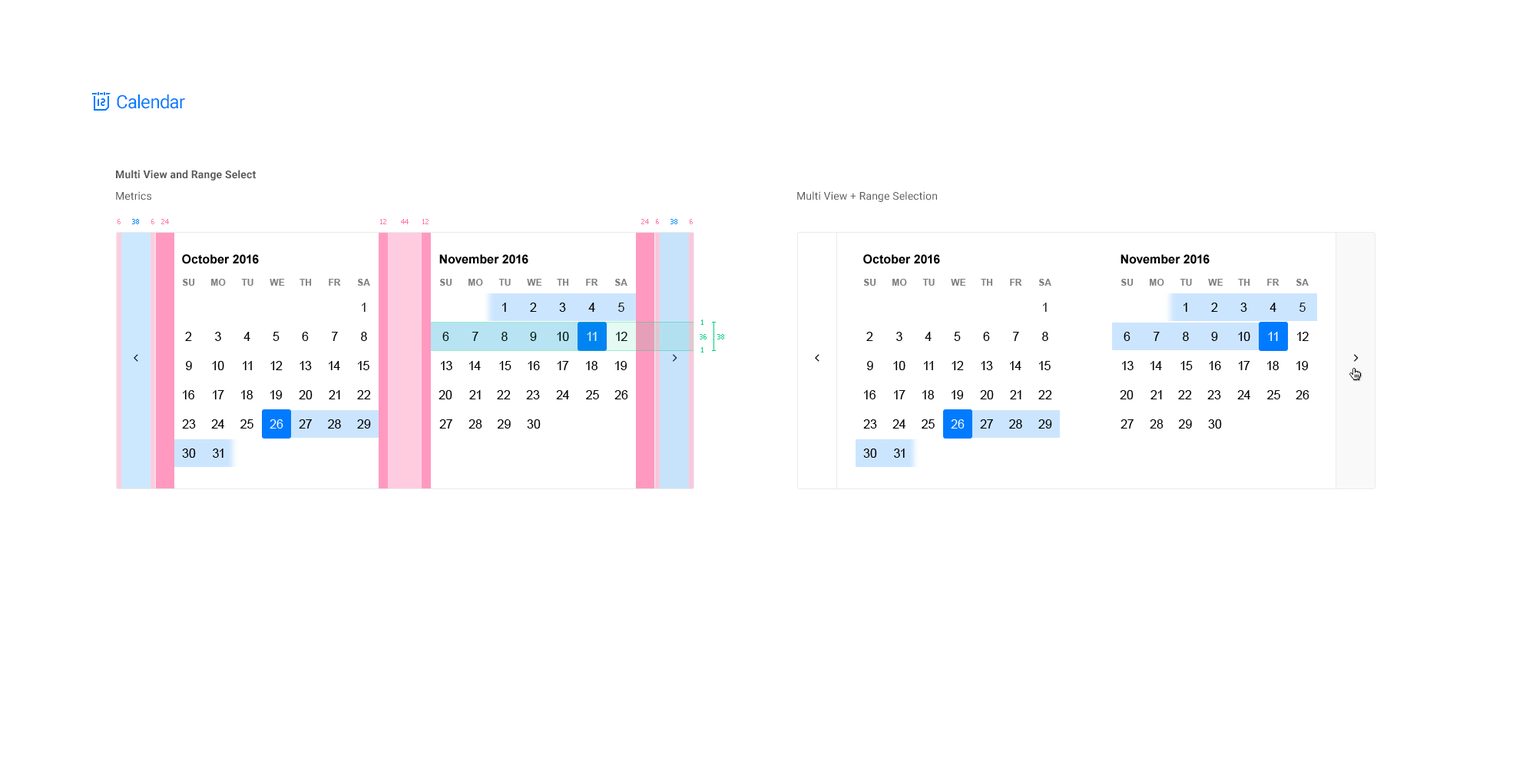
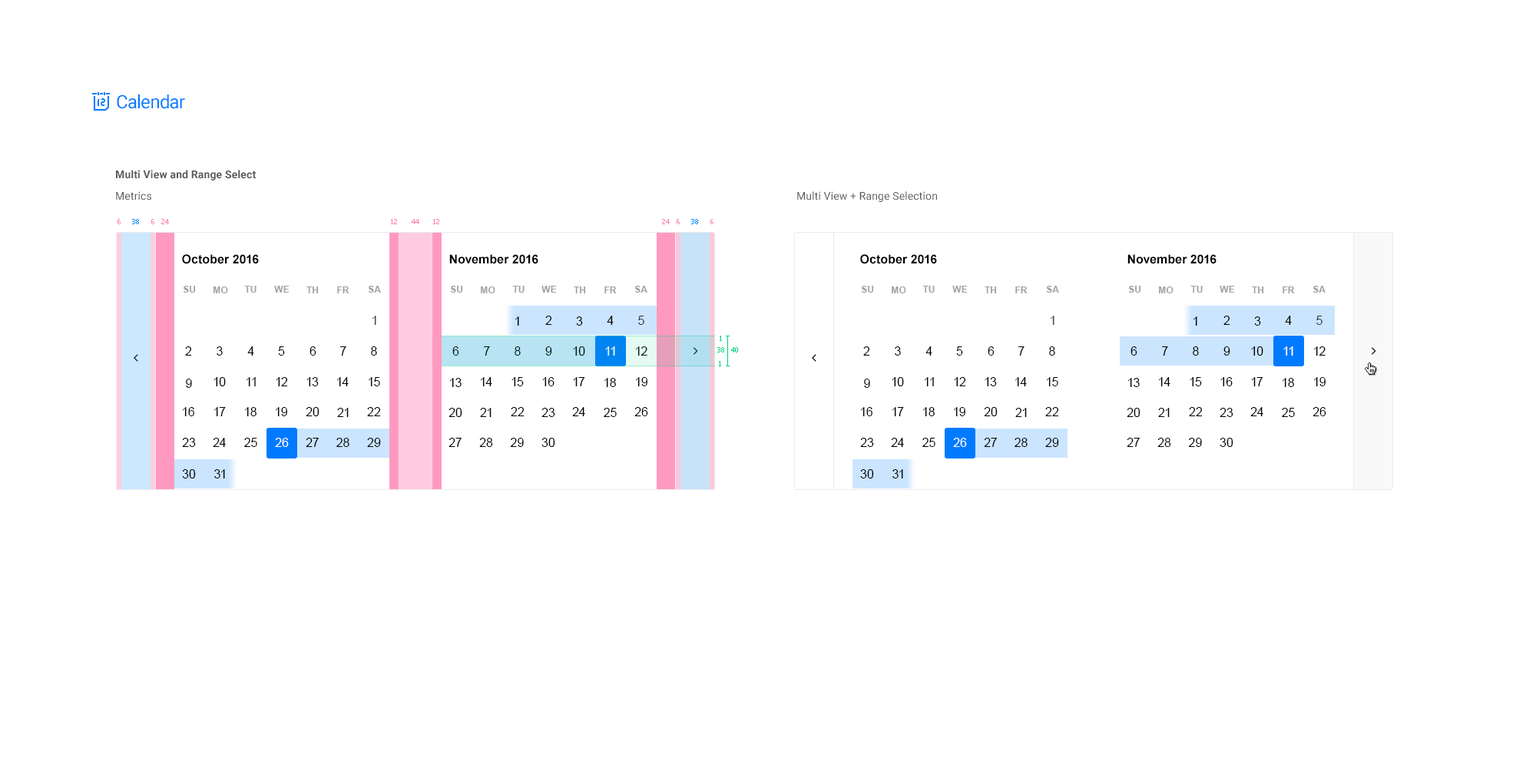
Before/after of a 1536px x 768px layered artwork. What changed in the layer stack:
added group "Month-Oct copy" with 42 layers in group "Calendar" over [852, 254, 1068, 489]
added group "Month-Nov copy" with 41 layers in group "Calendar" over [1119, 254, 1335, 447]
added group "arrows copy" with 3 layers in group "Calendar" over [811, 232, 1393, 490]
removed group "separators" (1st of 2, in "Multi View + Range Selection" › "Calendar") (2 layers) from group "Calendar" over [836, 232, 1337, 489]
added group "separators copy" with 2 layers in group "Calendar" over [833, 232, 1354, 490]
renamed "background" to "background copy", moved it above "Multi View + Range Selection", painted on it over [794, 232, 1393, 490]
removed layer "Month-Oct" (1st of 2, in "Multi View + Range Selection" › "Calendar") from group "Calendar" over [855, 254, 1060, 467]
removed layer "Month-Nov" (1st of 2, in "Multi View + Range Selection" › "Calendar") from group "Calendar" over [1111, 254, 1318, 429]
removed group "arrows" (1st of 2, in "Multi View + Range Selection" › "Calendar") (3 layers) from group "Calendar" over [814, 232, 1375, 489]
removed layer "Month-Oct" (2nd of 2, in "Multi View + Range Selection" › "Metrics") from group "Metrics" over [174, 254, 379, 460]
removed layer "Month-Nov" (2nd of 2, in "Multi View + Range Selection" › "Metrics") from group "Metrics" over [430, 254, 636, 429]
added group "Month-Oct" (in "Multi View + Range Selection" › "Metrics") with 42 layers in group "Metrics" over [174, 254, 390, 489]
added group "Month-Nov" (in "Multi View + Range Selection" › "Metrics") with 41 layers in group "Metrics" over [441, 254, 657, 447]
painted on "hover" (2nd of 2, in "Multi View + Range Selection" › "Metrics" › "arrows") over [655, 232, 715, 490]
painted on "background" (1st of 2, in "Multi View + Range Selection" › "Metrics") over [116, 232, 715, 490]
…and 202 more changes (166 added, 13 moved_by, 23 painted, 2 renamed, 5 stack)
